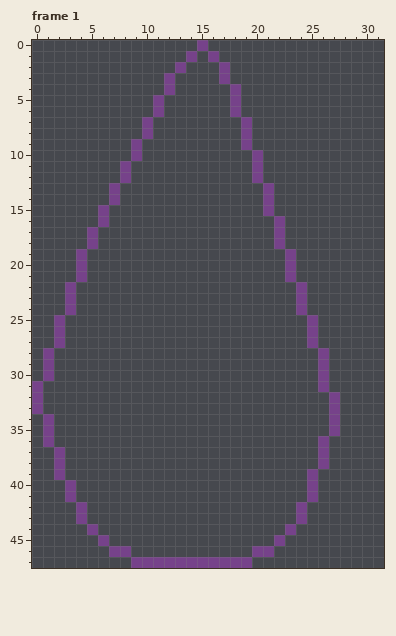
A pixel-art file gets an edit: assets/aseprite/last_flame_projection.aseprite. Above: the version before the commit.
32x48 pixels, 1 frame. Shown: frame 1. The commit also changed other frames, which this record leaves out.
The result:
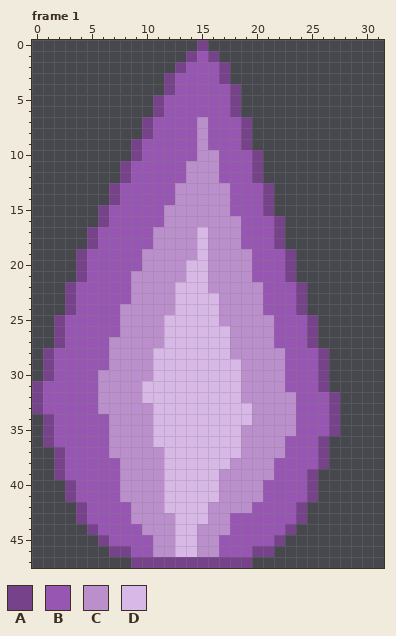
Palette (. is transparent): A #76428a  B #9856b3  C #bb8fcc  D #d8b8e6
Log entry: meet the Last Flame . if you call him an onion he will be really mad btw . if you even care
The exact change:
--- frame 1
@@ x 0..31 @@
  0 ...............A................
- 1 ..............A.A...............
- 2 .............A...A..............
- 3 ............A....A..............
- 4 ............A.....A.............
- 5 ...........A......A.............
- 6 ...........A......A.............
- 7 ..........A........A............
- 8 ..........A........A............
- 9 .........A.........A............
-10 .........A..........A...........
-11 ........A...........A...........
-12 ........A...........A...........
-13 .......A.............A..........
-14 .......A.............A..........
-15 ......A..............A..........
-16 ......A...............A.........
-17 .....A................A.........
-18 .....A................A.........
-19 ....A..................A........
-20 ....A..................A........
-21 ....A..................A........
-22 ...A....................A.......
-23 ...A....................A.......
-24 ...A....................A.......
-25 ..A......................A......
-26 ..A......................A......
-27 ..A......................A......
-28 .A........................A.....
-29 .A........................A.....
-30 .A........................A.....
-31 A.........................A.....
-32 A..........................A....
-33 A..........................A....
-34 .A.........................A....
-35 .A.........................A....
-36 .A........................A.....
-37 ..A.......................A.....
-38 ..A.......................A.....
-39 ..A......................A......
-40 ...A.....................A......
-41 ...A.....................A......
-42 ....A...................A.......
-43 ....A...................A.......
-44 .....A.................A........
-45 ......A...............A.........
-46 .......AA...........AA..........
+ 1 ..............ABA...............
+ 2 .............ABBBA..............
+ 3 ............ABBBBA..............
+ 4 ............ABBBBBA.............
+ 5 ...........ABBBBBBA.............
+ 6 ...........ABBBBBBA.............
+ 7 ..........ABBBBCBBBA............
+ 8 ..........ABBBBCBBBA............
+ 9 .........ABBBBBCBBBA............
+10 .........ABBBBBCCBBBA...........
+11 ........ABBBBBCCCBBBA...........
+12 ........ABBBBBCCCBBBA...........
+13 .......ABBBBBCCCCCBBBA..........
+14 .......ABBBBBCCCCCBBBA..........
+15 ......ABBBBBCCCCCCBBBA..........
+16 ......ABBBBBCCCCCCCBBBA.........
+17 .....ABBBBBCCCCDCCCBBBA.........
+18 .....ABBBBBCCCCDCCCBBBA.........
+19 ....ABBBBBCCCCCDCCCCBBBA........
+20 ....ABBBBBCCCCDDCCCCBBBA........
+21 ....ABBBBCCCCCDDCCCCBBBA........
+22 ...ABBBBBCCCCDDDCCCCCBBBA.......
+23 ...ABBBBBCCCCDDDDCCCCBBBA.......
+24 ...ABBBBCCCCCDDDDCCCCBBBA.......
+25 ..ABBBBBCCCCDDDDDCCCCCBBBA......
+26 ..ABBBBBCCCCDDDDDDCCCCBBBA......
+27 ..ABBBBCCCCCDDDDDDCCCCBBBA......
+28 .ABBBBBCCCCDDDDDDDCCCCCBBBA.....
+29 .ABBBBBCCCCDDDDDDDDCCCCBBBA.....
+30 .ABBBBCCCCCDDDDDDDDCCCCBBBA.....
+31 ABBBBBCCCCDDDDDDDDDCCCCBBBA.....
+32 ABBBBBCCCCDDDDDDDDDCCCCCBBBA....
+33 ABBBBBCCCCCDDDDDDDDDCCCCBBBA....
+34 .ABBBBBCCCCDDDDDDDDDCCCCBBBA....
+35 .ABBBBBCCCCDDDDDDDDCCCCCBBBA....
+36 .ABBBBBCCCCDDDDDDDDCCCCBBBA.....
+37 ..ABBBBCCCCCDDDDDDDCCCCBBBA.....
+38 ..ABBBBBCCCCDDDDDDCCCCBBBBA.....
+39 ..ABBBBBCCCCDDDDDCCCCCBBBA......
+40 ...ABBBBCCCCDDDDDCCCCBBBBA......
+41 ...ABBBBCCCCDDDDDCCCCBBBBA......
+42 ....ABBBBCCCDDDDCCCCBBBBA.......
+43 ....ABBBBCCCCDDDCCBBBBBBA.......
+44 .....ABBBBCCCDDCCCBBBBBA........
+45 ......ABBBBCCDDCCBBBBBA.........
+46 .......AABBCCDDCCBBBAA..........
 47 .........AAAAAAAAAAA............
Changed places in both pictures, as pixel boxes (x1, y1, x2, y2):
added: (43, 51, 329, 557)
